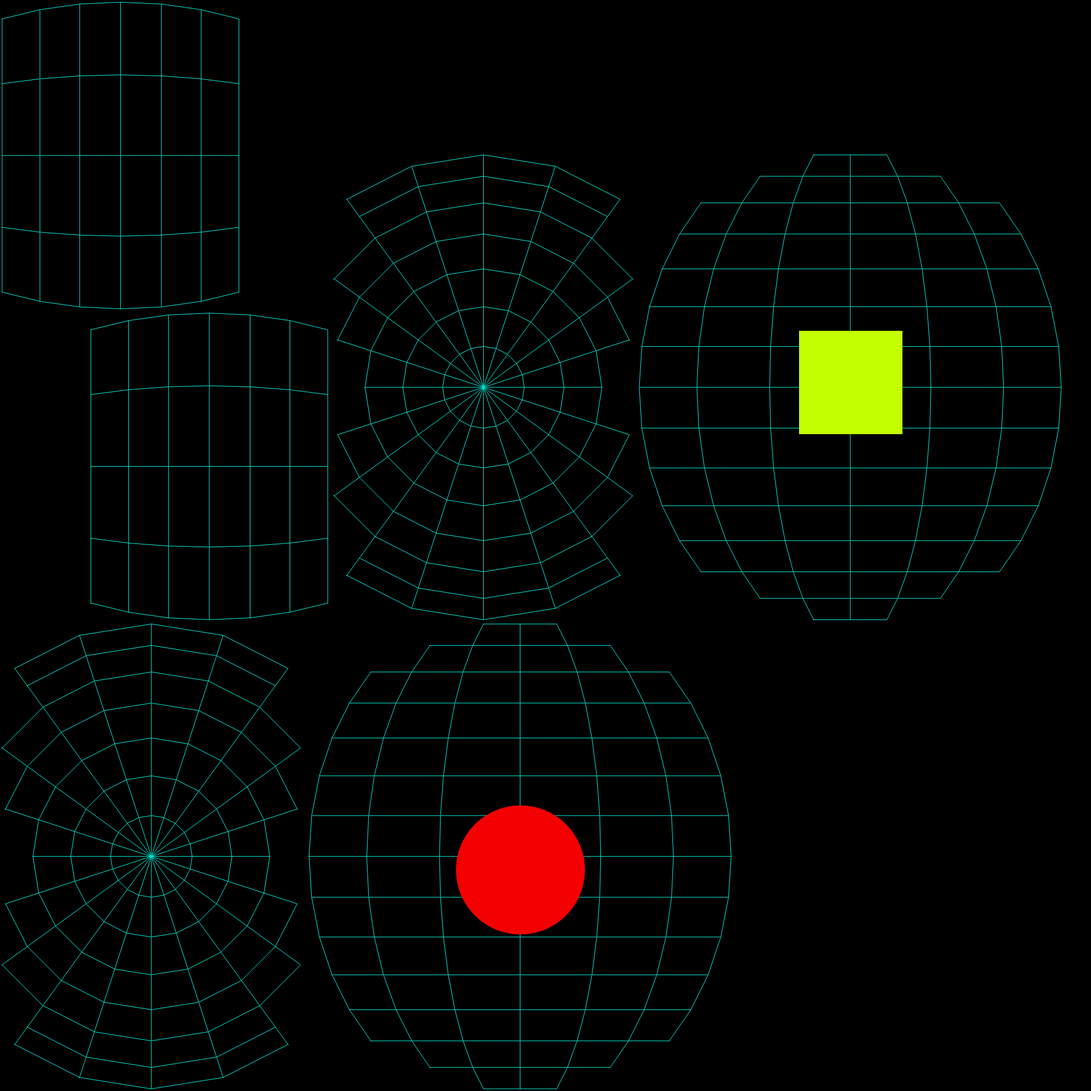
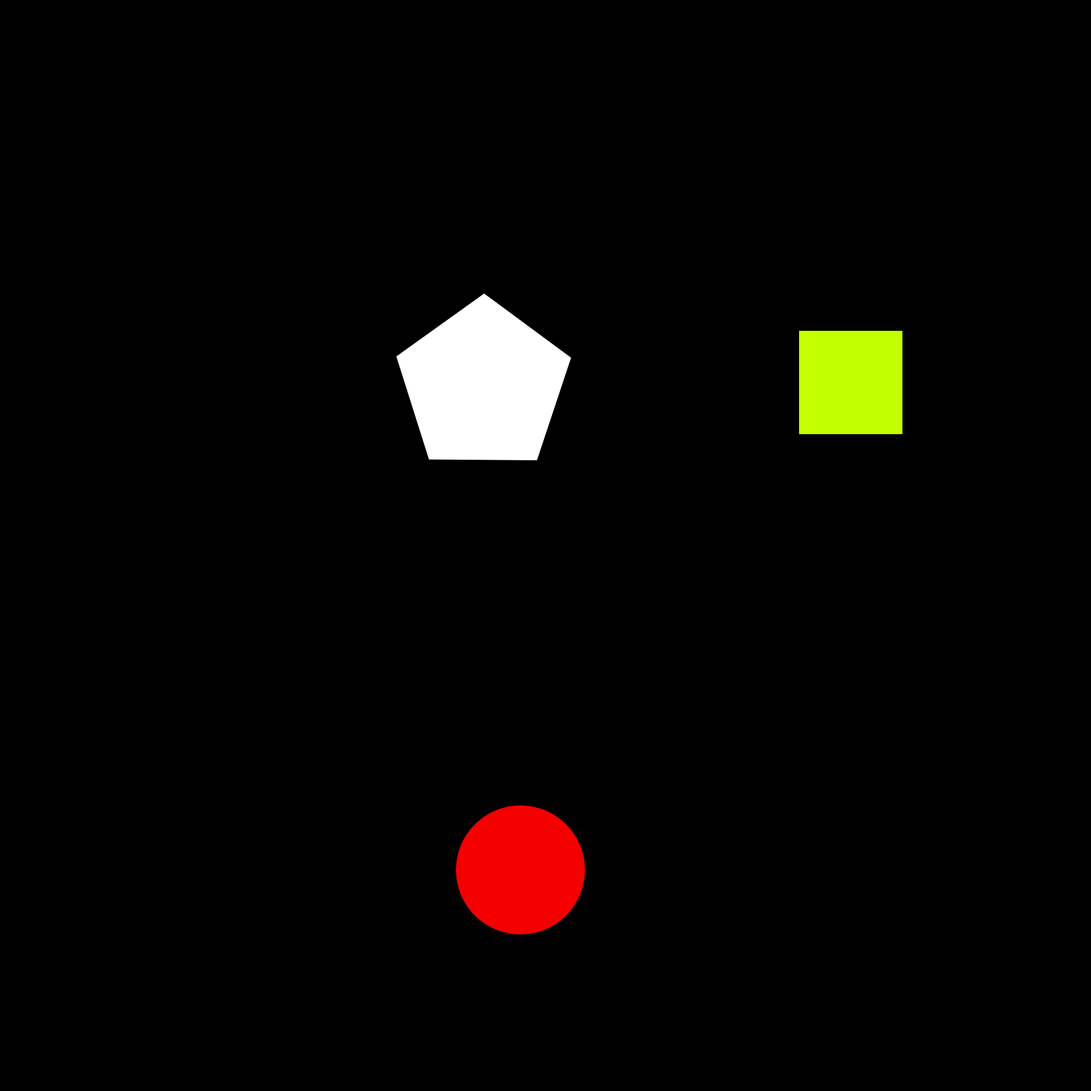
Layers edited between the first and the second 1091×1091 image:
painted on "Rectangle 1" over [396, 293, 586, 935]
removed layer "Graphics" over [456, 815, 586, 899]
hid "UV" over [1, 1, 1063, 1090]
